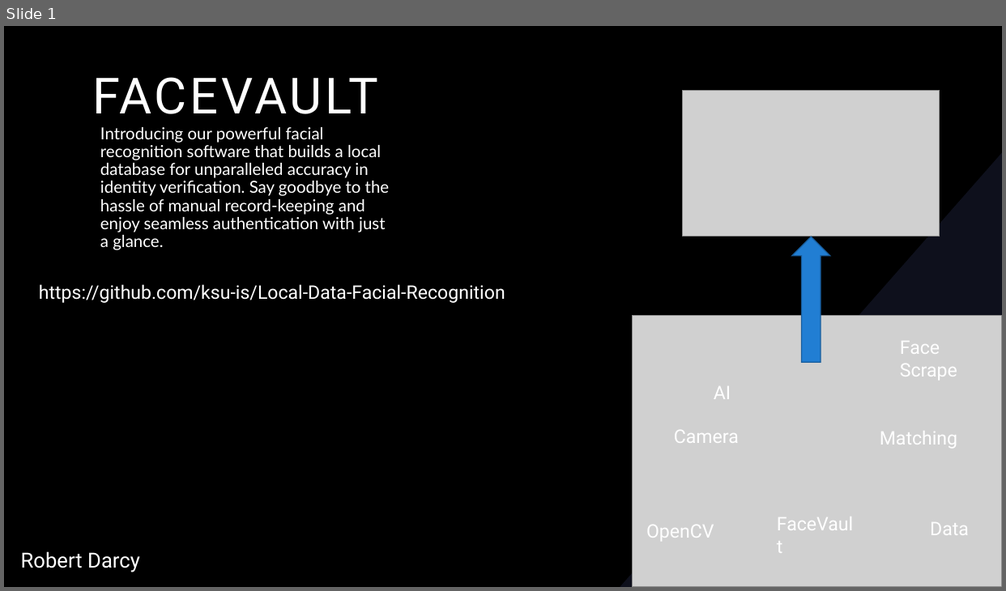
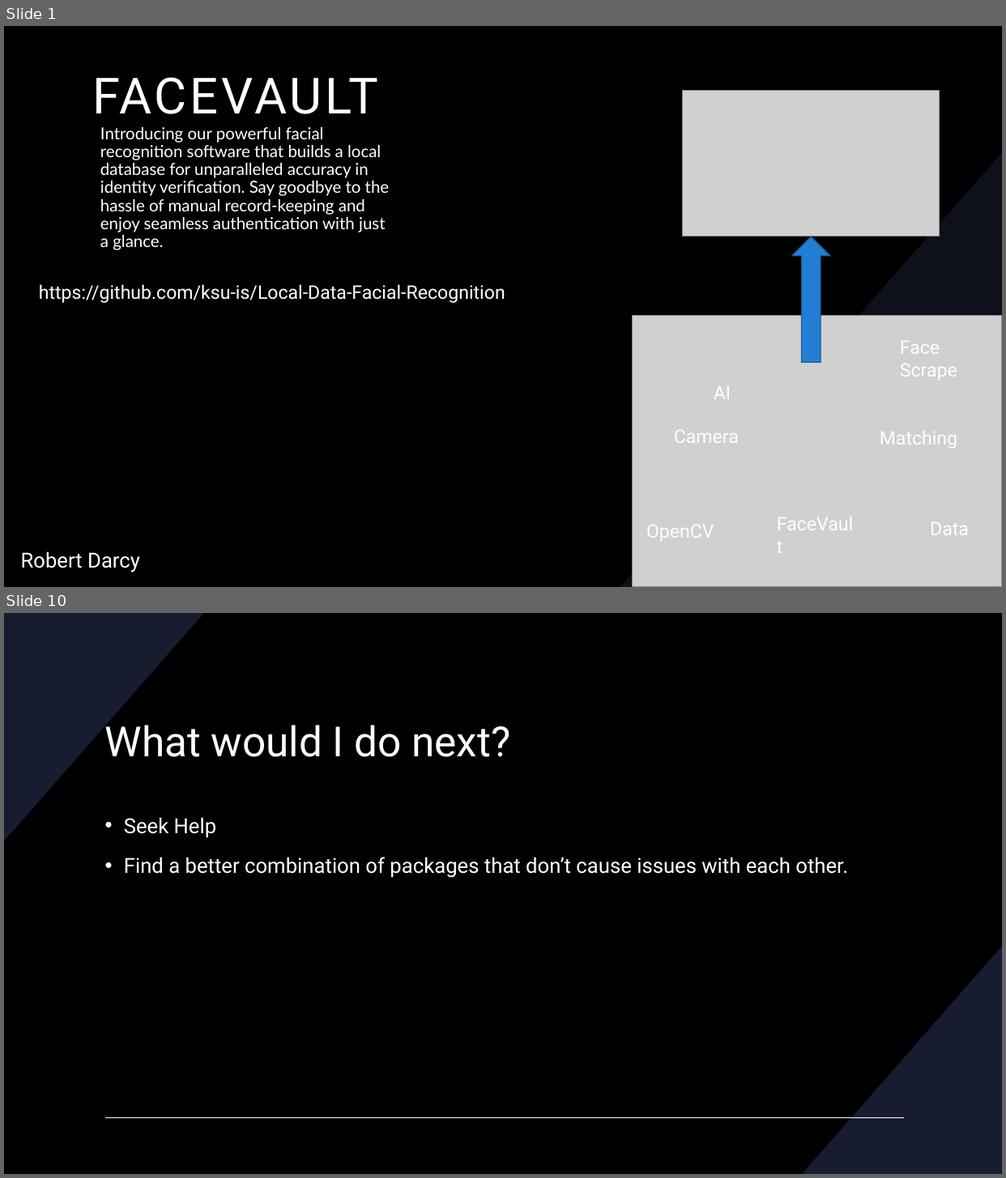
Before and after one commit to ksu-is/Local-Data-Facial-Recognition, a slide deck: FaceVault.pptx. Shown one above the other, each under a label of ours: slide 1 before the commit, slides 1 and 10 after it; the slides between them are not shown. The pictures are 1006x591 and 1006x1178 pixels, drawn with LibreOffice and Linux fonts; fonts in the diff are those of the drawing; grey boxes stand for pictures; background and template pictures are left out. Boxes give left, top, right and bottom in pixels: in the first picture for what was removed or moved away, otherwise in the second. Text is boxed around its words. In the diff, an @@ line names an element or a change of style, - is before the commit and + after.

```diff
--- a/FaceVault.pptx
+++ b/FaceVault.pptx
@@ slide 10 added at (4,613,1002,1174), background #000000 @@
@@ freeform shape added at (4,613,204,841), fill #181C30 @@
@@ title added at (105,718,510,757), 40 pt, text #FFFFFF @@
+What would I do next?
@@ text added at (124,817,848,878), 20 pt, text #FFFFFF @@
+• Seek Help
+• Find a better combination of packages that don’t cause issues with each other.
@@ freeform shape added at (802,946,1002,1174), fill #181C30 @@
@@ line added from (105, 1118) to (904, 1118), #FFFFFF 1 pt @@
```
Also in this commit, not shown: 8 other slides added.
